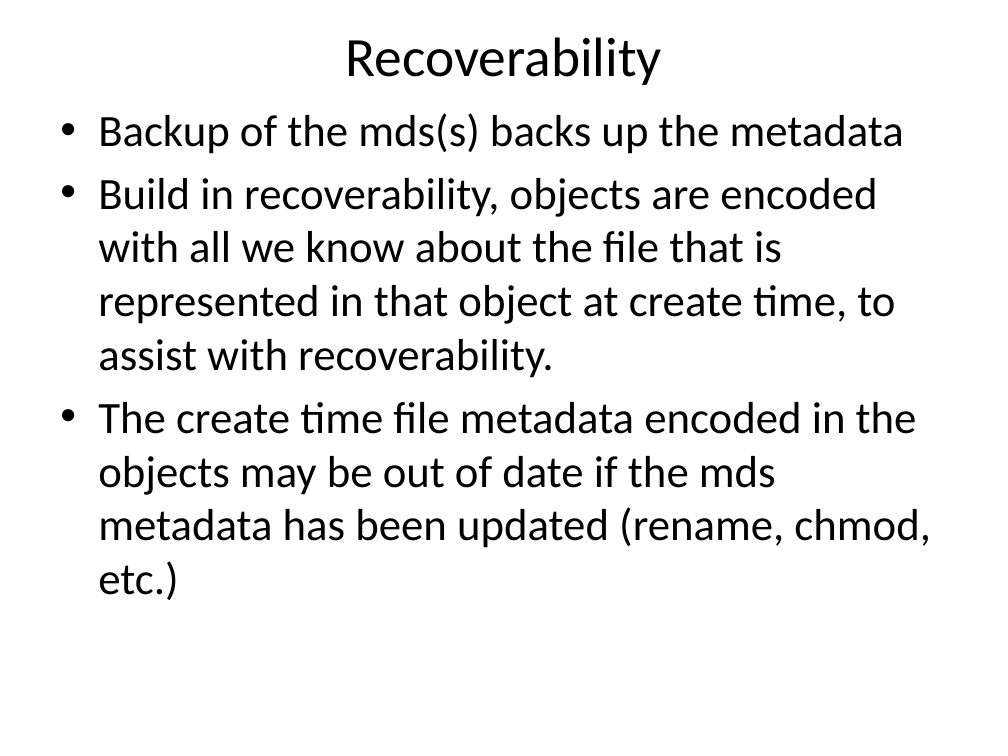
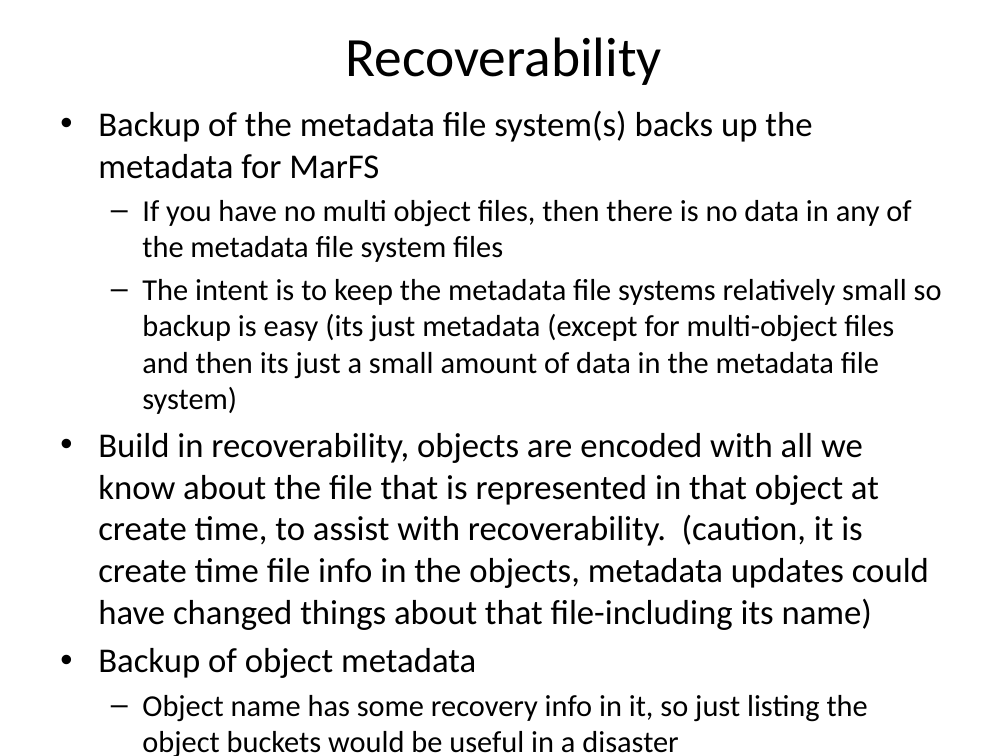
Before and after one commit to mar-file-system/marfs, a slide deck: slide 13 of Documentation/MarFS.pptx (slide 11 before the commit). Drawn at 1008x756 pixels with LibreOffice and Linux fonts; fonts in the diff are those of the drawing. Boxes give left, top, right and bottom in pixels: in the first picture for what was removed or moved away, otherwise in the second. Text is boxed around its words. In the diff, an @@ line names an element or a change of style, - is before the commit and + after.

```diff
--- a/Documentation/MarFS.pptx
+++ b/Documentation/MarFS.pptx
@@ text at (98, 110, 942, 756): text changed; size 32 to 21.7 pt @@
-• Backup of the mds(s) backs up the metadata
-• Build in recoverability, objects are encoded with all we know about the file that is represented in that object at create time, to assist with recoverability.
-• The create time file metadata encoded in the objects may be out of date if the mds metadata has been updated (rename, chmod, etc.)
+• Backup of the metadata file system(s) backs up the metadata for MarFS
+  – If you have no multi object files, then there is no data in any of the metadata file system files
+  – The intent is to keep the metadata file systems relatively small so backup is easy (its just metadata (except for multi-object files and then its just a small amount of data in the metadata file system)
+• Build in recoverability, objects are encoded with all we know about the file that is represented in that object at create time, to assist with recoverability. (caution, it is create time file info in the objects, metadata updates could have changed things about that file-including its name)
+• Backup of object metadata
+  – Object name has some recovery info in it, so just listing the object buckets would be useful in a disaster
+  – Backup of where objects are may be difficult but potentially useful
```
Also in this commit, not shown: 12 other slides changed, 8 slides added, 2 slides removed, 2 other files.
